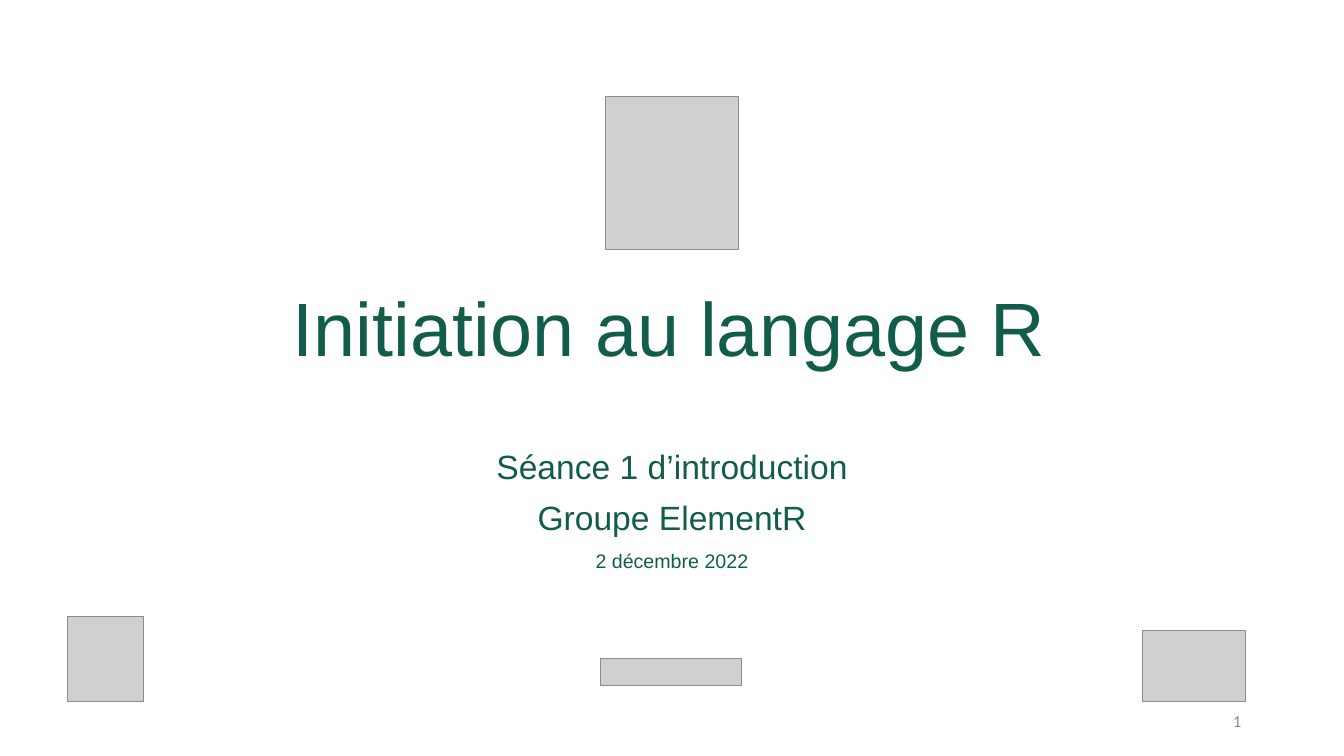
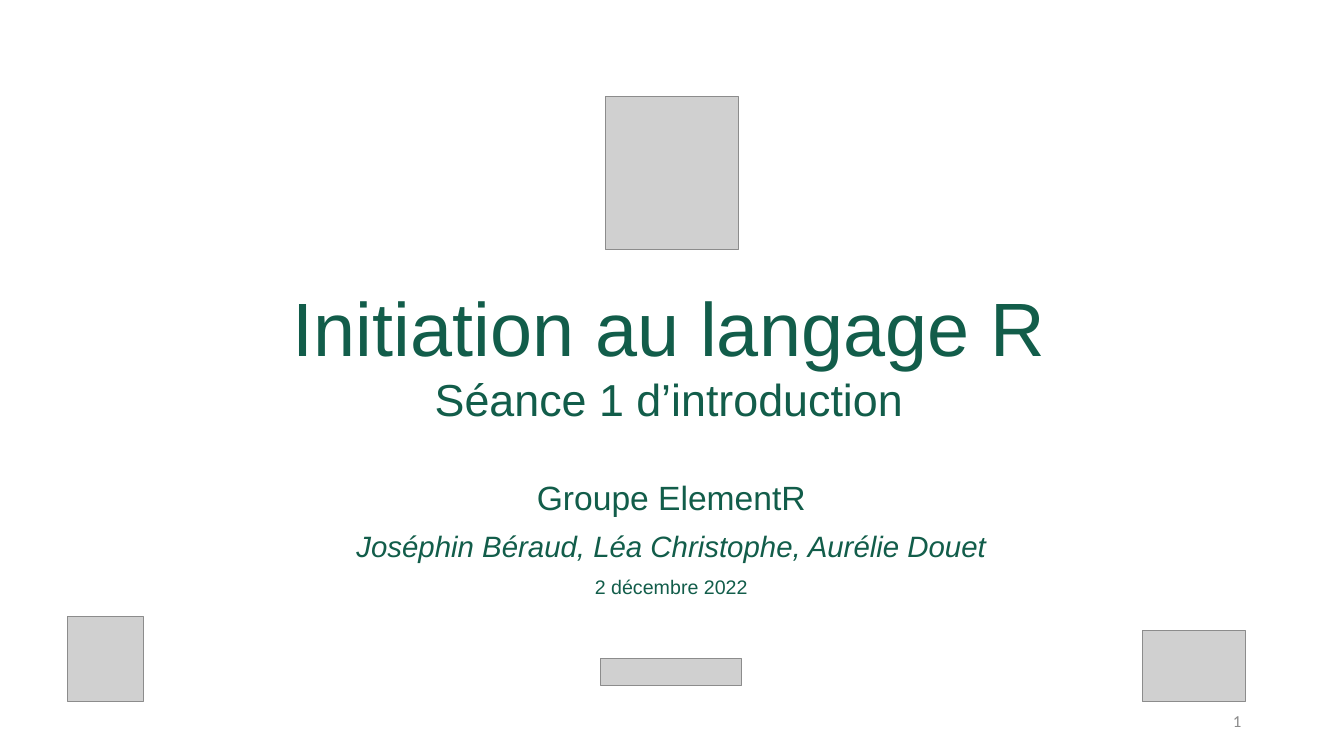
Before and after one commit to Groupe-ElementR/website, a slide deck: slide 1 of _site/posts/support/introR_seance1_diapo.pptx. Drawn at 1344x756 pixels with LibreOffice and Linux fonts; fonts in the diff are those of the drawing; grey boxes stand for pictures. Boxes give left, top, right and bottom in pixels: in the first picture for what was removed or moved away, otherwise in the second. Text is boxed around its words. In the diff, an @@ line names an element or a change of style, - is before the commit and + after.

```diff
--- a/_site/posts/support/introR_seance1_diapo.pptx
+++ b/_site/posts/support/introR_seance1_diapo.pptx
@@ text at (x1=435, y1=383, x2=902, y2=417): paragraph added @@
+Séance 1 d’introduction
@@ subtitle "Groupe ElementR" moved from (x1=496, y1=454, x2=848, y2=569) to (x1=356, y1=485, x2=985, y2=595) @@
@@ subtitle at (x1=496, y1=454, x2=848, y2=480): paragraph removed @@
-Séance 1 d’introduction
@@ subtitle at (x1=356, y1=535, x2=985, y2=563): paragraph added @@
+Joséphin Béraud, Léa Christophe, Aurélie Douet
```
Also in this commit, not shown: 5 other slides changed, 25 other files.
